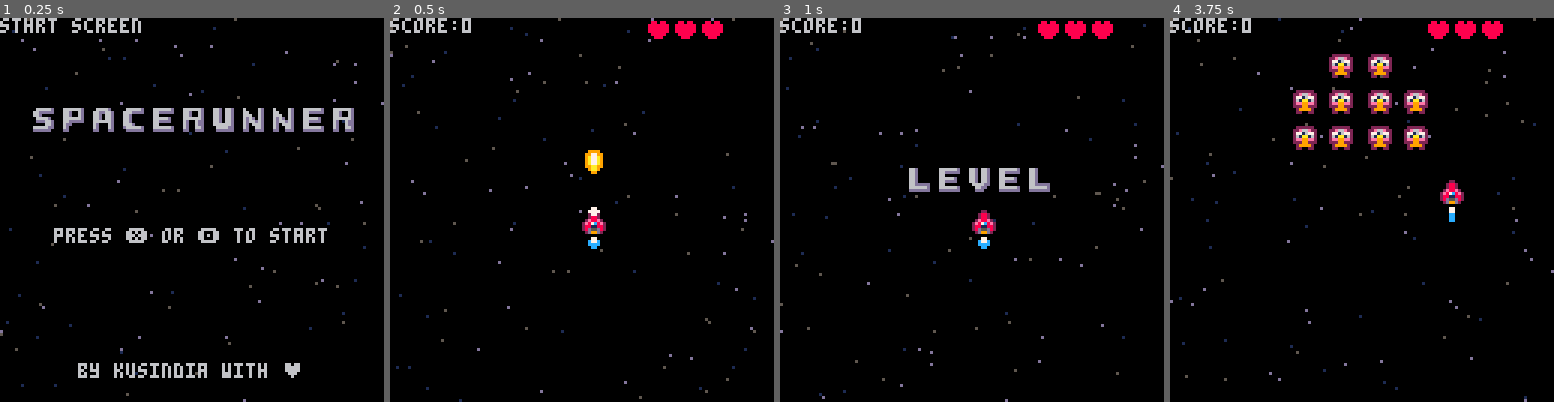
Above: before the commit, frames 1-4 (left to right).
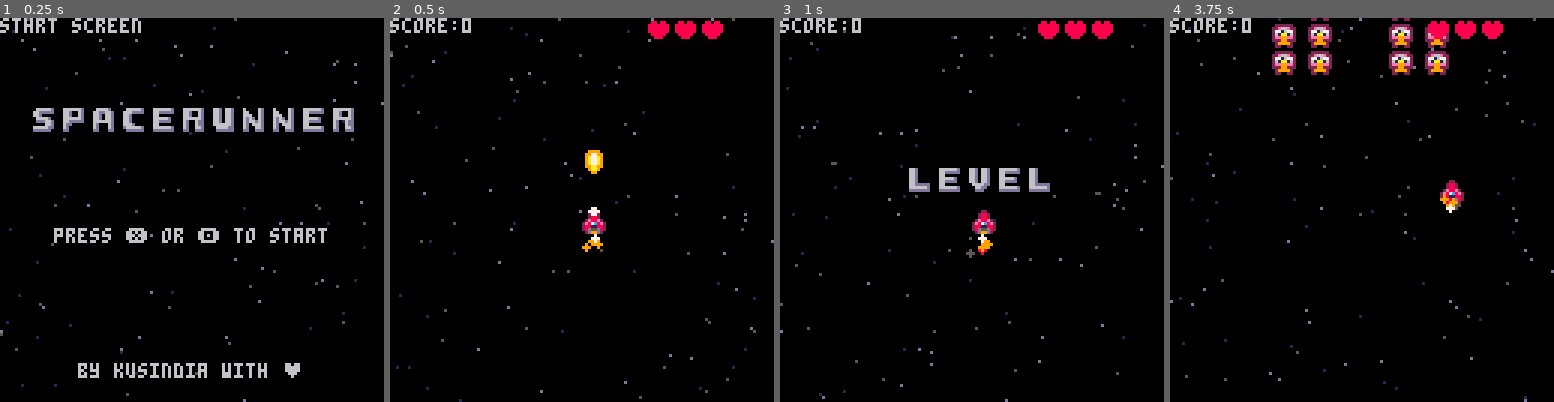
Above: after the commit, the same moments.

Repository: nevisdale/spacerunner
Game: PICO-8 cartridge spacerunner.p8
The game is run twice, just before and just after one commit, with the same random seed, the same clock (stepped at 60 frames per second) and the same inputs.
Inputs:
- Up to frame 1 (0.25 s): no input
- Up to frame 2 (0.5 s): tap X (X key) at 0.33 s
- Up to frame 3 (1 s): tap O (Z key) at 0.7 s
- Up to frame 4 (3.75 s): tap X (X key) at 1.07, 1.85, 2.97 s; hold Right 1.6-2.1 s; tap O (Z key) every 0.4 s from 1.7 to 3.7 s; hold Up 2.15-2.42 s; hold Right 2.47-3.03 s; hold Left 3.08-3.58 s; hold Down from 3.63 s (still down)

Frame 1 is identical in both runs. In frame 2, 0.1% of the frame differs, in the area x 50-56%, y 56-61%; in frame 3, 0.1%; in frame 4, 6.1%, in the area x 26-76%, y 0-54%.

Commit message:
use base enemy template

Diff:
--- a/anim/anim.lua
+++ b/anim/anim.lua
@@ -3,17 +3,17 @@
         return {
             sprs = split(sprs),
             curr = 1,
-            spd = spd or 1
+            spd = spd or 1,
+
+            next = function(self)
+                if flr(self.curr) > #self.sprs then
+                    self.curr = 1
+                end
+
+                local s = self.sprs[flr(self.curr)]
+                self.curr += self.spd
+                return s
+            end
         }
-    end,
-
-    next = function(anim)
-        if flr(anim.curr) > #anim.sprs then
-            anim.curr = 1
-        end
-
-        local s = anim.sprs[flr(anim.curr)]
-        anim.curr += anim.spd
-        return s
     end
 }
--- a/enemies/base.lua
+++ b/enemies/base.lua
@@ -1,9 +1,8 @@
 scene_enemy_base = {
-    make = function(pos, target, hp, anim, wait)
+    new = function(pos, hp, anim)
         return {
             pos = pos,
-            target = target,
-            spd = vec2d.new(0, 0),
+            target = pos,
             hp = hp,
             mission = "flyin",
             flash_delay = 0,
@@ -13,62 +12,61 @@
             h = 1,
 
 
-            -- default
+            protec_update = function(enemy)
+            end,
+
+            attac_update = function(enemy)
+            end,
+
+
             coll_shape = function(self)
                 return collutils.make_shape_rect(self.pos, 7, 7)
             end,
 
+
+            take_damage = function(self, n)
+                self.hp = max(self.hp - n, 0)
+                if self.flash_delay == 0 then
+                    self.flash_delay = 2
+                end
+            end,
+
+            is_dead = function(self)
+                return self.hp <= 0 or self.pos.y > 128
+            end,
+
             update = function(self)
-                scene_enemy_base.update(self)
+                if self.mission == "flyin" then
+                    if self.wait > 0 then
+                        self.wait -= 1
+                        return
+                    end
+                    if self.pos == self.target then
+                        self.mission = "protec"
+                    end
+
+                    self.pos += (self.target - self.pos) / 8
+                    local diff = self.target - self.pos
+                    if diff:mag() < 0.3 then
+                        self.pos = self.target
+                    end
+                elseif self.mission == "protec" then
+                    self.protec_update(self)
+                elseif self.mission == "attac" then
+                    self.attac_update(self)
+                end
+            end,
+
+            draw = function(self)
+                if self.flash_delay > 0 then
+                    self.flash_delay -= 1
+                    for i = 1, 15 do
+                        pal(i, 7)
+                    end
+                end
+                spr(self.anim:next(), self.pos.x, self.pos.y, self.w, self.h)
+                pal()
             end
         }
-    end,
-
-    take_damage = function(enemy, n)
-        enemy.hp = max(enemy.hp - n, 0)
-        if enemy.flash_delay == 0 then
-            enemy.flash_delay = 2
-        end
-    end,
-
-    is_died = function(enemy)
-        return enemy.hp <= 0 or enemy.pos.y > 128
-    end,
-
-    set_speed = function(enemy, spd)
-        enemy.spd = spd
-    end,
-
-
-    update = function(enemy)
-        if enemy.mission == "flyin" then
-            if enemy.wait > 0 then
-                enemy.wait -= 1
-                return
-            end
-            if enemy.pos == enemy.target then
-                enemy.mission = "protec"
-            end
-
-            enemy.pos += (enemy.target - enemy.pos) / 8
-            local diff = enemy.target - enemy.pos
-            if diff:mag() < 0.3 then
-                enemy.pos = enemy.target
-            end
-        elseif enemy.mission == "protec" then
-            enemy.pos.y += 0.5
-        elseif enemy.mission == "attac" then
-        end
-    end,
-
-    draw = function(enemy)
-        if enemy.flash_delay > 0 then
-            enemy.flash_delay -= 1
-            for i = 1, 15 do
-                pal(i, 7)
-            end
-        end
-        spr(anim.next(enemy.anim), enemy.pos.x, enemy.pos.y, enemy.w, enemy.h)
-        pal()
     end
 }
--- a/enemies/boss.lua
+++ b/enemies/boss.lua
@@ -5,7 +5,7 @@
 
             coll_shape = function(self)
                 return collutils.make_shape_rect(
-                    self.base.pos + vec2d.new(2, 4),
+                    self.pos + vec2d.new(2, 4),
                     15, 15
                 )
             end,
--- a/enemies/green.lua
+++ b/enemies/green.lua
@@ -4,7 +4,7 @@
             base = scene_enemy_base.make(pos, target, 3, anim.make("21,22,23,24", 0.5), 10),
 
             coll_shape = function(self)
-                return collutils.make_shape_rect(self.base.pos, 7, 7)
+                return collutils.make_shape_rect(self.pos, 7, 7)
             end,
 
             take_damage = function(self, n)
--- a/enemies/red.lua
+++ b/enemies/red.lua
@@ -1,29 +1,11 @@
 scene_enemy_red = {
     make = function(pos, target)
-        local red = {
-            base = scene_enemy_base.make(pos, target, 10, anim.make("140,141,142,143", 0.3), 10),
-
-            coll_shape = function(self)
-                return collutils.make_shape_rect(self.base.pos, 7, 7)
-            end,
-
-            take_damage = function(self, n)
-                scene_enemy_base.take_damage(self.base, n)
-            end,
-
-            is_dead = function(self)
-                return scene_enemy_base.is_died(self.base)
-            end,
-
-            update = function(self)
-                scene_enemy_base.update(self.base)
-            end,
-
-            draw = function(self)
-                scene_enemy_base.draw(self.base)
-            end
-        }
-
-        return setmetatable(red, red.base)
+        local enemy = scene_enemy_base.new(pos, 3, anim.make("140,141,142,143", 0.3))
+        enemy.target = target
+        enemy.wait = 30
+        enemy.protec_update = function(enemy)
+            enemy.pos += vec2d.new(sin(time() % 5), 0.5)
+        end
+        return enemy
     end
 }
--- a/enemies/spinner.lua
+++ b/enemies/spinner.lua
@@ -4,7 +4,7 @@
             base = scene_enemy_base.make(pos, target, hp, anim.make("184,185,186,187", 0.5), 10),
 
             coll_shape = function(self)
-                return collutils.make_shape_rect(self.base.pos, 7, 7)
+                return collutils.make_shape_rect(self.pos, 7, 7)
             end,
 
             take_damage = function(self, n)
--- a/levels/levels.lua
+++ b/levels/levels.lua
@@ -54,3 +54,16 @@
         return level_template.new_from_map(map)
     end
 }
+
+level3 = {
+    new = function()
+        local map = {
+            { 1, 1, 1, 1, 1, 1, 1, 1, nil, 1 },
+            nil, nil,
+            { 1, nil, 1, 1, 1, 1, 1, 1, 1, 1 },
+            nil, nil,
+            { 1, 1, 1, 1, 1, 1, 1, 1, nil, 1 }
+        }
+        return level_template.new_from_map(map)
+    end
+}
--- a/player/player.lua
+++ b/player/player.lua
@@ -13,6 +13,9 @@
 
             spr = 2,
             flame_anim = anim.make("5,6,7,8,9"),
+
+            -- flame
+            flame_parts = {},
 
 
             coll_shape = function(self)
@@ -57,6 +60,15 @@
                 self.invuln_delay = max(self.invuln_delay - 1, 0)
                 self.pos.x = mid(0, self.pos.x, 120)
                 self.pos.y = mid(0, self.pos.y, 113)
+
+                add(
+                    self.flame_parts, {
+                        pos = self.pos + vec2d.new(4 + 0.5 - rnd(), 9),
+                        spd = vec2d.new(2 * (rnd() - 0.5), 1),
+                        ttl = 7,
+                        size = 1
+                    }
+                )
             end,
 
             draw = function(self)
@@ -66,7 +78,7 @@
 
                 if self.invuln_delay <= 0 or sin(time() / 0.5) < 0.2 then
                     spr(self.spr, self.pos.x, self.pos.y)
-                    spr(anim.next(self.flame_anim), self.pos.x, self.pos.y + 8)
+                    -- spr(anim.next(self.flame_anim), self.pos.x, self.pos.y + 8)
                 end
                 self.spr = 2
 
@@ -75,6 +87,29 @@
                     circfill(self.pos.x + 4, self.pos.y, self.muzzle_size, 7)
                     self.muzzle_size -= 1
                 end
+
+                foreach(
+                    self.flame_parts, function(part)
+                        part.ttl -= 1
+                        part.size *= 1.1
+                        if part.ttl <= 0 then
+                            del(self.flame_parts, part)
+                            return
+                        end
+                        local flame_color = 7
+                        if part.ttl <= 5 then
+                            flame_color = 9
+                        end
+                        if part.ttl <= 2 then
+                            flame_color = 8
+                        end
+                        if part.ttl <= 1 then
+                            flame_color = 5
+                        end
+                        circfill(part.pos.x, part.pos.y, part.size, flame_color)
+                        part.pos += part.spd
+                    end
+                )
             end
         }
     end
--- a/screens/game.lua
+++ b/screens/game.lua
@@ -51,7 +51,7 @@
         collutils.responsd_2seq(
             g.enemies, player_bullets,
             function(enemy, bullet)
-                local spark_pos = enemy.base.pos + vec2d.new(4, 0)
+                local spark_pos = enemy.pos + vec2d.new(4, 0)
                 local spark = scene_particals.new_spark(spark_pos)
                 add(g.particals, spark)
                 local wave_pos = bullet.pos + vec2d.new(4, 0)
@@ -61,7 +61,7 @@
                 del(player_bullets, bullet)
                 sfx(3)
                 if enemy:is_dead() then
-                    local expl_pos = enemy.base.pos + vec2d.new(4, 0)
+                    local expl_pos = enemy.pos + vec2d.new(4, 0)
                     local enemy_expl = scene_particals.new_explosion(expl_pos, 1)
                     add(g.particals, enemy_expl)
                     g.score += 10
@@ -136,12 +136,6 @@
             end
             spr(sprite, 85 + i * 9 - 8, 1)
         end
-
-        local en = g.enemies[1]
-        if en != nil and en.pos != nil then
-            local pos = en.base.pos
-            print("pos:(" .. pos.x .. "," .. pos.y .. ")")
-        end
     end,
 
     get_direction_from_input = function()
--- a/screens/levels.lua
+++ b/screens/levels.lua
@@ -4,6 +4,8 @@
             return level1.new()
         elseif num == 2 then
             return level2.new()
+        elseif num == 3 then
+            return level3.new()
         end
     end,
 
--- a/spacerunner.p8
+++ b/spacerunner.p8
@@ -70,22 +70,22 @@
 6d0666d066ddddd000000000000000000000000000000000000000006dd666d0600606d000000000000000000000000000000000000000000000000000000000
 6d0666d0666666d000000000000000000000000000000000000000006ddd66d0600666d000000000000000000000000000000000000000000000000000000000
 dd00ddd0ddddddd00000000000000000000000000000000000000000dd00ddd0dd000dd000000000000000000000000000000000000000000000000000000000
-00000000000000000000000000000000000000005000000000000000500000000000000000000000000000000000000000000000000000000000000000000000
-00000000000000000000099900000000000505055500005000000505550005500000000550005000000000000000000000000000000000000000000000000000
-07000000000070000000a99999000000005555222555055005000555555505000550055550000000000000000000000000000000000000000000000000000000
-0077000000007000000aaa9aaa990000050522222222500005505588855550000005055000005500000000000000000000000000000000000000000000000000
-0000777aa000070000977aa77aa90000005228888882505000555559988550500000000000055550000000000000000000000000000000000000000000000000
-000077777a0700000099777777aa90000052899a9982250000555558995585500050000500555500000000000000000000000000000000000000000000000000
-0000a777777000000099a777777a9000052289aaaa98250005585555555885000055000005500000000000000000000000000000000000000000000000000000
-0000a77777a0000009997777777a9000522889a77aa8225055885999999888500555000005550000000000000000000000000000000000000000000000000000
-0009777777700000099a7777777a900002899aa77a98225008855999589555500000055000000000000000000000000000000000000000000000000000000000
-077777777a900000099a7777777a990002288aaaaa98225005558998555555500000005000055500000000000000000000000000000000000000000000000000
-000aa7777a900000009a777777aa99000528aa999a88250005588895559995000000055500005500000000000000000000000000000000000000000000000000
-00000a77a7007000009aaa7777a99900005289998882250000588955888925000050000000500000000000000000000000000000000000000000000000000000
-00070000770070000099aaaaa9999000005522222222505000558855222250000055000005555000000000000000000000000000000000000000000000000000
-000000007007000000099a9999990000050555222255000055055555525500000055005000055000000000000000000000000000000000000000000000000000
-00007000700000000000999999000000005005505500500000000550550550000550000000000000000000000000000000000000000000000000000000000000
-00000000000000000000000000000000000050000005000000000000000500000000000000000000000000000000000000000000000000000000000000000000
+00000000000000000000000000000000000000000000000000000000000000000000000000000000000000000000000000000000000000000000000000000000
+00000000000000000000000000000000000000000000000000000000000000000000000000000000000000000000000000000000000000000000000000000000
+00000000000000000000000000000000000000000000000000000000000000000000000000000000000000000000000000000000000000000000000000000000
+00000000000000000000000000000000000000000000000000000000000000000000000000000000000000000000000000000000000000000000000000000000
+00000000000000000000000000000000000000000000000000000000000000000000000000000000000000000000000000000000000000000000000000000000
+00000000000000000000000000000000000000000000000000000000000000000000000000000000000000000000000000000000000000000000000000000000
+00000000000000000000000000000000000000000000000000000000000000000000000000000000000000000000000000000000000000000000000000000000
+00000000000000000000000000000000000000000000000000000000000000000000000000000000000000000000000000000000000000000000000000000000
+00000000000000000000000000000000000000000000000000000000000000000000000000000000000000000000000000000000000000000000000000000000
+00000000000000000000000000000000000000000000000000000000000000000000000000000000000000000000000000000000000000000000000000000000
+00000000000000000000000000000000000000000000000000000000000000000000000000000000000000000000000000000000000000000000000000000000
+00000000000000000000000000000000000000000000000000000000000000000000000000000000000000000000000000000000000000000000000000000000
+00000000000000000000000000000000000000000000000000000000000000000000000000000000000000000000000000000000000000000000000000000000
+00000000000000000000000000000000000000000000000000000000000000000000000000000000000000000000000000000000000000000000000000000000
+00000000000000000000000000000000000000000000000000000000000000000000000000000000000000000000000000000000000000000000000000000000
+00000000000000000000000000000000000000000000000000000000000000000000000000000000000000000000000000000000000000000000000000000000
 00000000000000000000000000000000000000000000000000000000000000000000000000000000000000000000000000000000000000000000000000000000
 00000000000000000000000000000000000000000000000000000000000000000000000000000000000000000000000000000000000000000000000000000000
 00000000000000000000000000000000000000000000000000000000000000000000000000000000000000000000000000000000000000000000000000000000
Not shown, changed: the sound effects (__sfx__) section of spacerunner.p8
